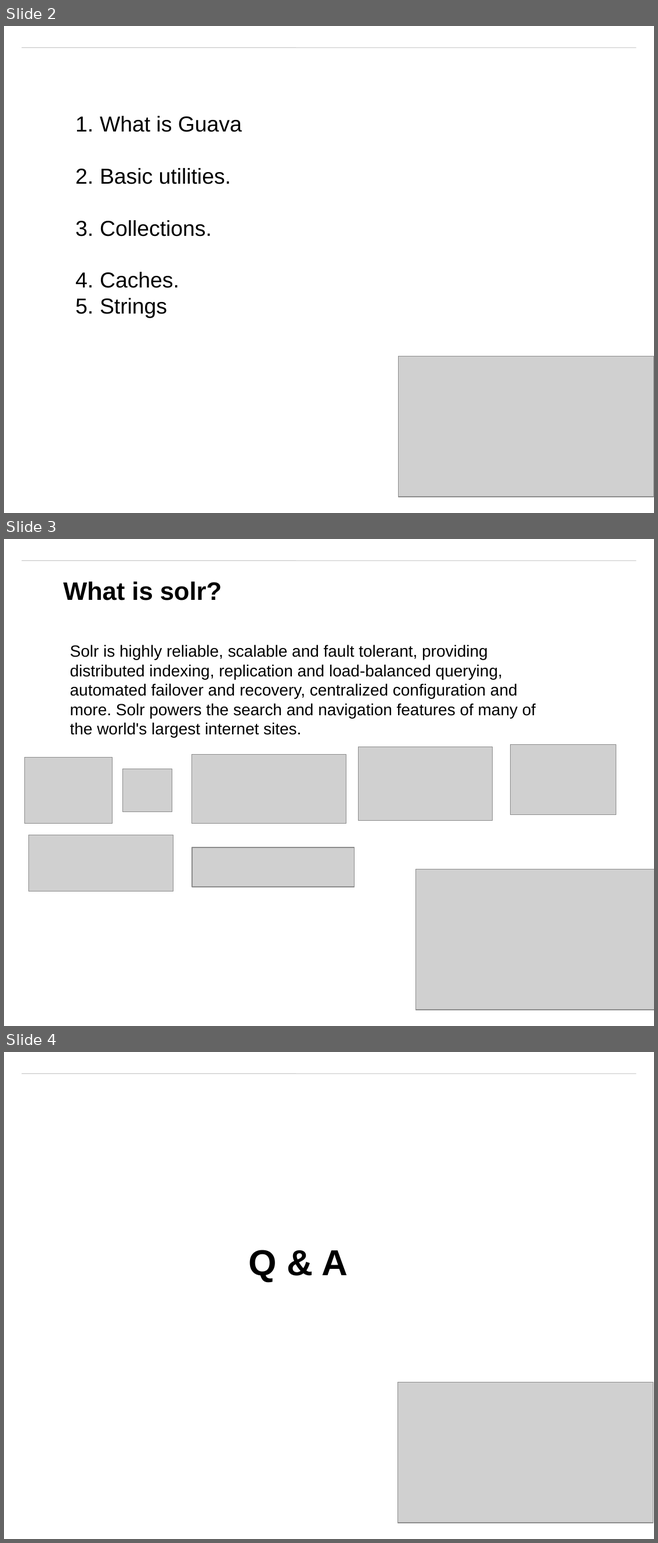
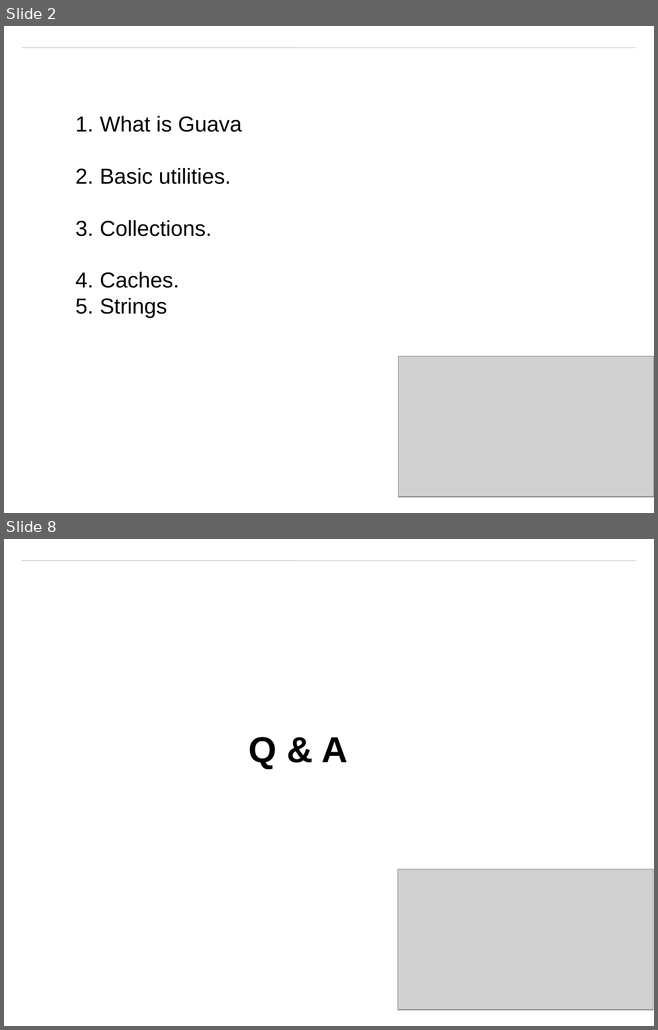
Before and after one commit to matt19870107/Guava, a slide deck: Guava.pptx. Shown one above the other, each under a label of ours: slides 2, 3 and 4 before the commit, slides 2 and 8 after it; the slides between them are not shown. The pictures are 658x1543 and 658x1030 pixels, drawn with LibreOffice and Linux fonts; fonts in the diff are those of the drawing; grey boxes stand for pictures; background and template pictures are left out. Boxes give left, top, right and bottom in pixels: in the first picture for what was removed or moved away, otherwise in the second. Text is boxed around its words. In the diff, an @@ line names an element or a change of style, - is before the commit and + after.

```diff
--- a/Guava.pptx
+++ b/Guava.pptx
@@ slide 3 removed at (4, 539, 654, 1026), background #FFFFFF; not listed: 1 template element that a slide beside it also shows @@
@@ text removed at (63, 581, 221, 600) @@
-What is solr?
@@ text removed at (70, 645, 535, 738) @@
-Solr is highly reliable, scalable and fault tolerant, providing distributed indexing, replication and load-balanced querying, automated failover and recovery, centralized configuration and more. Solr powers the search and navigation features of many of the world's largest internet sites.
@@ picture removed at (358, 747, 492, 821) @@
@@ picture removed at (510, 744, 615, 815) @@
@@ picture removed at (24, 757, 112, 823) @@
@@ picture removed at (192, 755, 346, 824) @@
@@ picture removed at (122, 769, 172, 812) @@
@@ picture removed at (29, 835, 173, 892) @@
@@ picture removed at (192, 848, 354, 887) @@
@@ picture removed at (415, 869, 654, 1010) @@
@@ what was slide 4 is now slide 8 @@
```
Also in this commit, not shown: 5 slides added, 13 other files.
